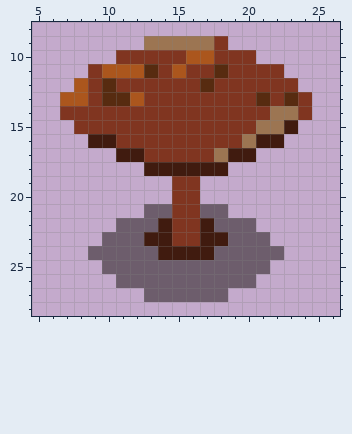
Pixel-art sprite: Assets/Art/Sprites/Objects/Furniture/table_small.png. This is how it looked before the edit.
The file is 30x31 pixels. Colours within 5 levels of each other are drawn and written as one. Shown: x 5..26, y 8..28.
After:
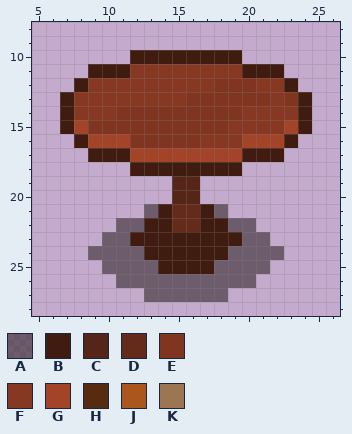
Palette (. is transparent): A #16100c80  B #401b0f  C #552618  D #642b1b  E #803520  F #873822  G #a34429  H #572b10  J #ab561d  K #9c7552
What changed:
Colour B is added in row 15 at x 7 and 24; in row 16 at x 8 and 23; in row 17 at x 9 to 10 and 21 to 22; in row 18 at x 12 and 19.
Colour B replaces colour A in row 21 at x 14 and 17; in row 22 at x 13 and 18; in row 23 at x 12 and 19; in row 24 at x 13 and 18; in row 25 at x 14 to 17.
Colour B replaces colour E in row 10 at x 12 to 15 and 18 to 19; in row 11 at x 9 and 20 to 22; in row 12 at x 23; in row 13 at x 24; in row 14 at x 7 and 24; in row 23 at x 15 to 16.
Colour B replaces colour J in row 10 at x 16 to 17; in row 11 at x 10 to 11; in row 12 at x 8; in row 13 at x 7.
Colour C replaces colour E in rows 19 to 20 at x 15 to 16.
Colour D replaces colour E in rows 21 to 22 at x 15 to 16.
Colour E replaces colour H in row 13 at x 21 and 23.
Colour F replaces colour E in row 11 at x 14, 16 to 17 and 19; in row 12 at x 9, 11 to 16 and 21 to 22; in row 13 at x 9, 13 to 15 and 22; in row 14 at x 8 to 10 and 20 to 21; in row 15 at x 19 to 20; in row 16 at x 17 to 19.
Colour F replaces colour H in row 11 at x 13 and 18; in row 12 at x 10 and 17; in row 13 at x 10 to 11.
Colour F replaces colour J in row 11 at x 12 and 15; in row 13 at x 8 and 12.
Colour F replaces colour K in row 14 at x 22 to 23; in row 15 at x 21 to 22.
Colour G replaces colour B in row 15 at x 23; in row 16 at x 9 to 10 and 21 to 22; in row 17 at x 12 and 19.
Colour G replaces colour E in row 15 at x 8; in row 16 at x 11; in row 17 at x 13 to 17.
Colour G replaces colour K in row 16 at x 20; in row 17 at x 18.
Colour E is removed in row 9 at x 18; in row 10 at x 11 and 20.
Colour K is removed in row 9 at x 13 to 17.
